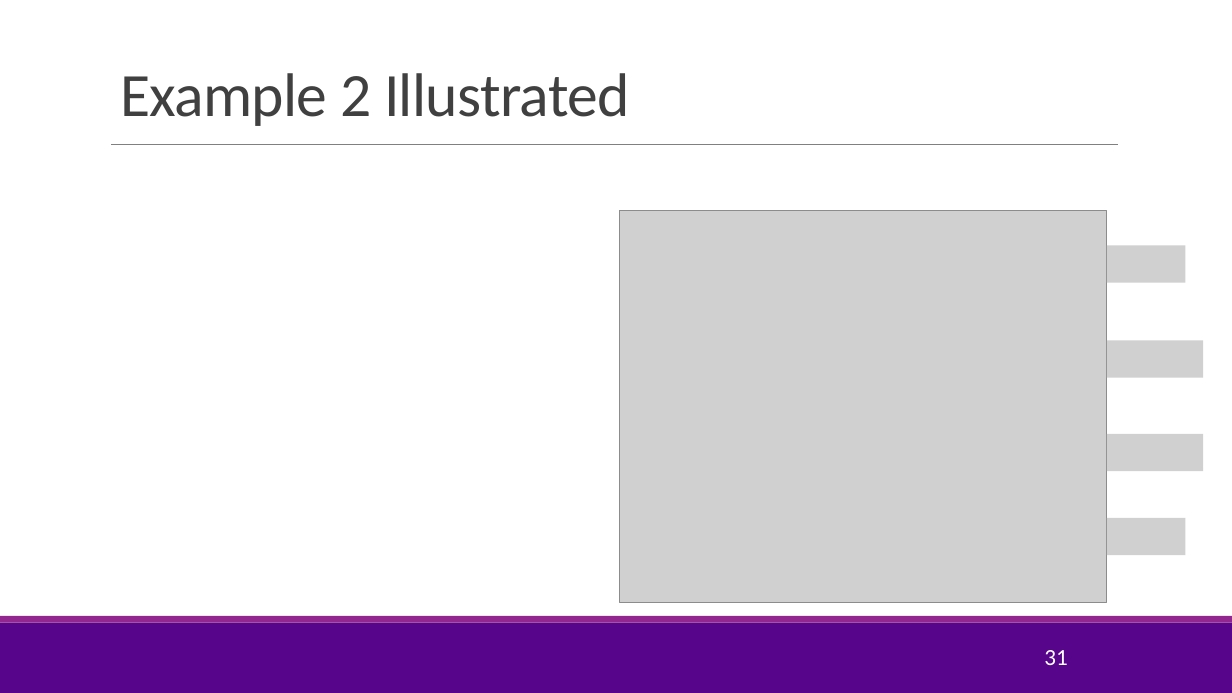
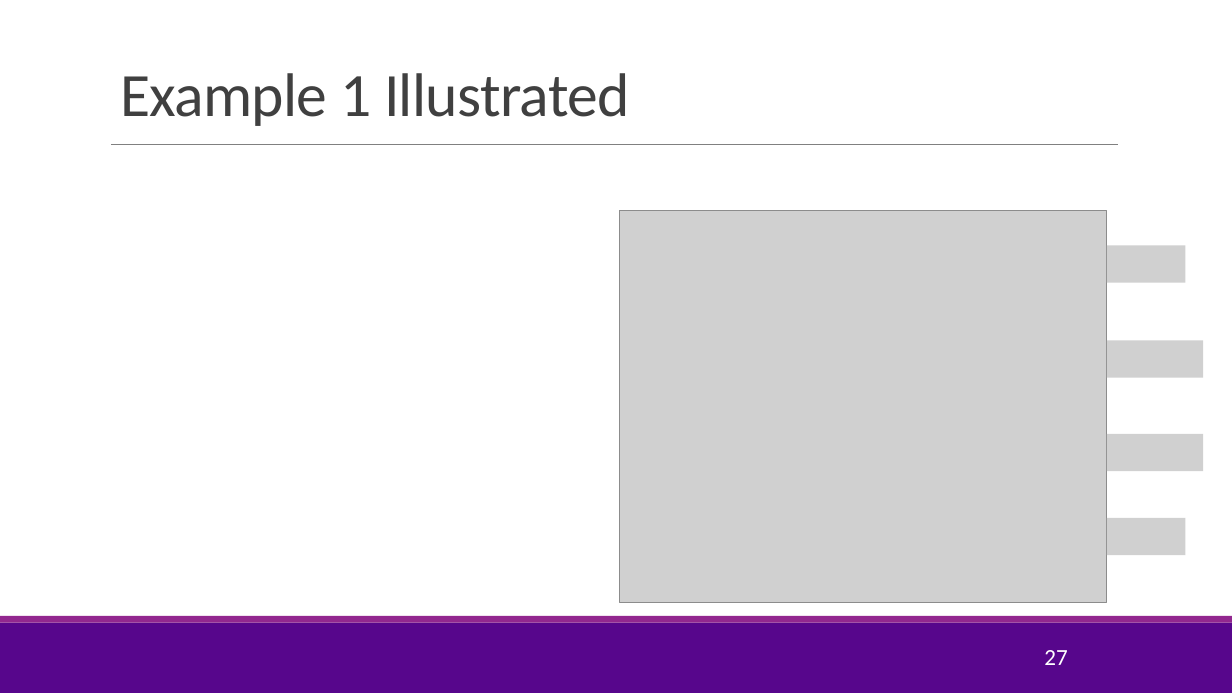
Before and after one commit to sdrangan/digitalcomm, a slide deck: slide 27 of Lectures/Unit03_RxFilter.pptx (slide 31 before the commit). Drawn at 1232x693 pixels with LibreOffice and Linux fonts; fonts in the diff are those of the drawing; grey boxes stand for pictures; background and template pictures are left out. Boxes give left, top, right and bottom in pixels: in the first picture for what was removed or moved away, otherwise in the second. Text is boxed around its words. In the diff, an @@ line names an element or a change of style, - is before the commit and + after.

```diff
--- a/Lectures/Unit03_RxFilter.pptx
+++ b/Lectures/Unit03_RxFilter.pptx
@@ title at (x1=120, y1=73, x2=630, y2=126): text changed @@
-Example 2 Illustrated
+Example 1 Illustrated
@@ page number at (x1=1044, y1=650, x2=1067, y2=665): text changed @@
-31
+27
```
Also in this commit, not shown: 3 other slides changed, 1 slide added, 7 slides removed, 7 other files.
